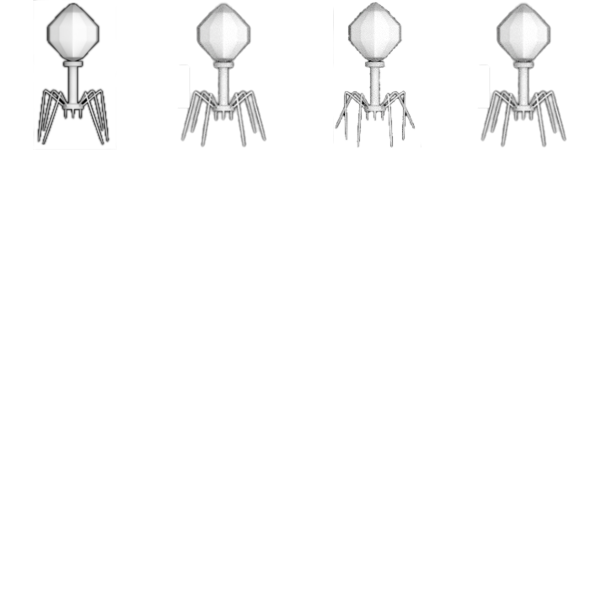
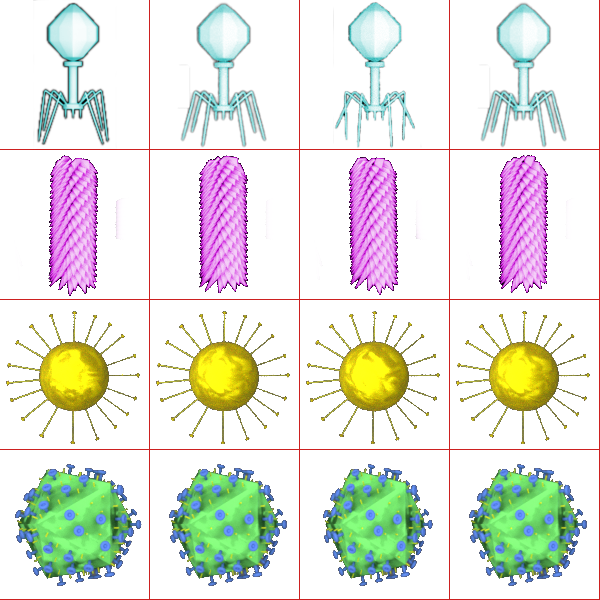
Two versions of the same layered image (600x600). Layer-by-layer changes:
removed layer "Bacteriophage3" over 335, 2, 415, 147
removed layer "Bacteriophage2 copy" over 481, 4, 566, 147
removed layer "Bacteriophage2" over 181, 4, 266, 147
added layer "ShortAntenna.png" above "Antenna1.png" over 15, 464, 587, 586
added layer "Antenna1.png" above "Spikey.png #1" over 6, 311, 590, 444
added layer "Spikey.png #1" above "Bacteriophage" over 20, 155, 572, 297
painted on "Bacteriophage" over 38, 1, 566, 149
showed "Grid" over 0, 0, 600, 600
